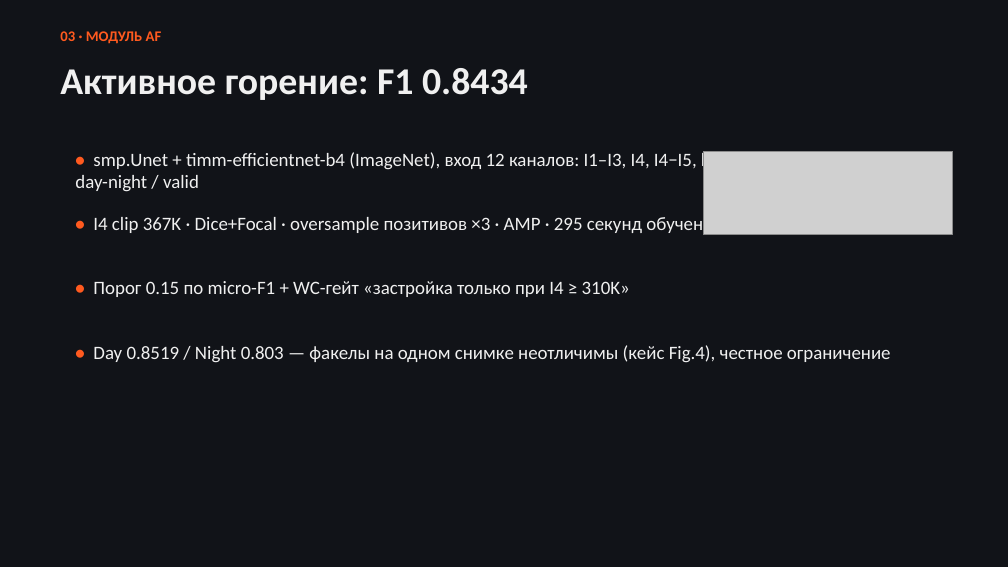
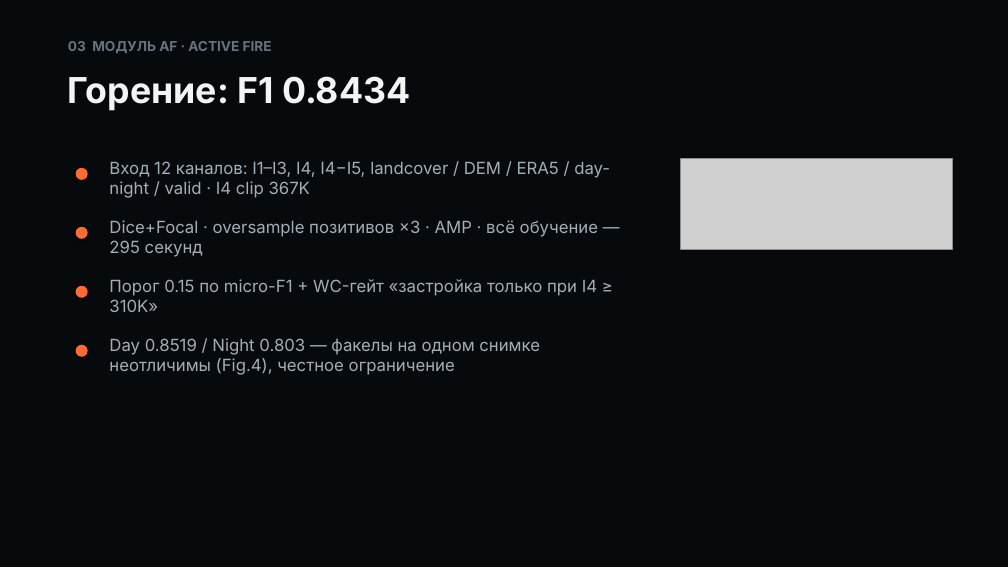
Before and after one commit to izislesar/kosmohack, a slide deck: slide 4 of docs/slides-deck.pptx. Drawn at 1008x567 pixels with LibreOffice and Linux fonts; fonts in the diff are those of the drawing; grey boxes stand for pictures. Boxes give left, top, right and bottom in pixels: in the first picture for what was removed or moved away, otherwise in the second. Text is boxed around its words. In the diff, an @@ line names an element or a change of style, - is before the commit and + after.

```diff
--- a/docs/slides-deck.pptx
+++ b/docs/slides-deck.pptx
@@ background #111318 to #070A0D @@
@@ text at <box>68,41,272,53</box>: text changed; size 14 to 13 pt; font Calibri to Inter; text colour #FF5A1F to #69737D @@
-03 · МОДУЛЬ AF
+03 МОДУЛЬ AF · ACTIVE FIRE
@@ text at <box>68,76,410,111</box>: text changed; size 36 to 34 pt; font Calibri to Inter; text colour #F0F0F0 to #F2F4F5 @@
-Активное горение: F1 0.8434
+Горение: F1 0.8434
@@ ellipse added at <box>76,168,88,180</box>, fill #FF6B35 @@
@@ text at <box>109,161,610,198</box>: text changed; size 18 to 16 pt; font Calibri to Inter; text colour #F0F0F0 to #A4ADB5 @@
-• smp.Unet + timm-efficientnet-b4 (ImageNet), вход 12 каналов: I1–I3, I4, I4−I5, landcover / DEM / ERA5 / day-night / valid
+Вход 12 каналов: I1–I3, I4, I4−I5, landcover / DEM / ERA5 / day-night / valid · I4 clip 367K
@@ picture: place and size @@
-picture at <box>703,151,953,234</box>
+picture at <box>681,159,953,250</box>
@@ ellipse added at <box>76,227,88,239</box>, fill #FF6B35 @@
@@ text at <box>109,220,598,257</box>: text changed; size 18 to 16 pt; font Calibri to Inter; text colour #F0F0F0 to #A4ADB5 @@
-• I4 clip 367K · Dice+Focal · oversample позитивов ×3 · AMP · 295 секунд обучения
+Dice+Focal · oversample позитивов ×3 · AMP · всё обучение — 295 секунд
@@ ellipse added at <box>76,286,88,298</box>, fill #FF6B35 @@
@@ text at <box>109,279,597,312</box>: text changed; size 18 to 16 pt; font Calibri to Inter; text colour #F0F0F0 to #A4ADB5 @@
-• Порог 0.15 по micro-F1 + WC-гейт «застройка только при I4 ≥ 310K»
+Порог 0.15 по micro-F1 + WC-гейт «застройка только при I4 ≥ 310K»
@@ ellipse added at <box>76,345,88,357</box>, fill #FF6B35 @@
@@ text at <box>109,338,540,375</box>: text changed; size 18 to 16 pt; font Calibri to Inter; text colour #F0F0F0 to #A4ADB5 @@
-• Day 0.8519 / Night 0.803 — факелы на одном снимке неотличимы (кейс Fig.4), честное ограничение
+Day 0.8519 / Night 0.803 — факелы на одном снимке неотличимы (Fig.4), честное ограничение
```
Also in this commit, not shown: 8 other slides changed, 1 slide added, 1 slide removed.
